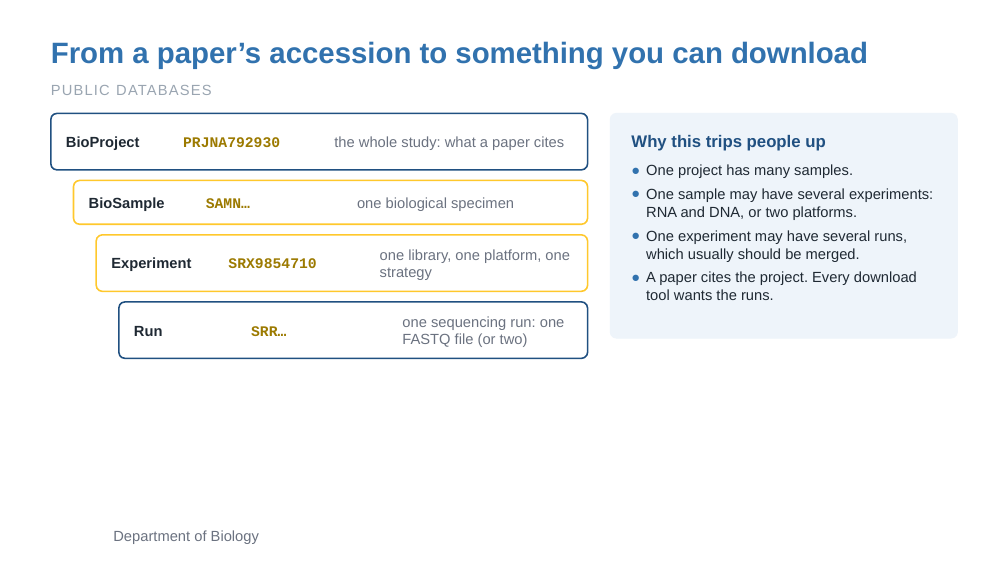
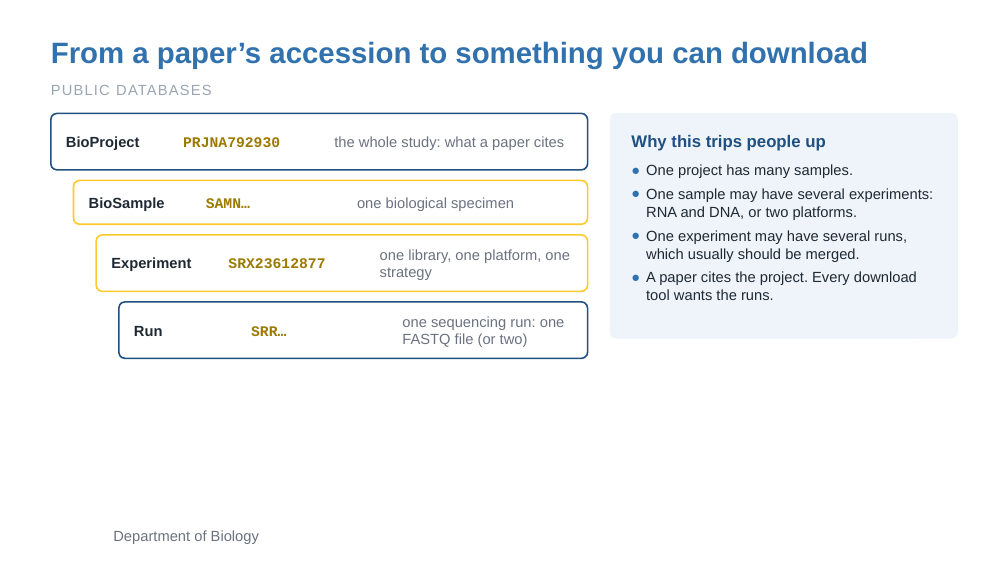
Before and after one commit to zhan4429/TuftsAppliedBioinfo, a slide deck: slide 18 of slides/week-01/Week01_Session2_HPC_Envs_Containers_Data.pptx. Drawn at 1008x567 pixels with LibreOffice and Linux fonts; fonts in the diff are those of the drawing; background and template pictures are left out. Boxes give left, top, right and bottom in pixels: in the first picture for what was removed or moved away, otherwise in the second. Text is boxed around its words. In the diff, an @@ line names an element or a change of style, - is before the commit and + after.

```diff
--- a/slides/week-01/Week01_Session2_HPC_Envs_Containers_Data.pptx
+++ b/slides/week-01/Week01_Session2_HPC_Envs_Containers_Data.pptx
@@ text at bbox=[228, 258, 325, 268]: text changed @@
-SRX9854710
+SRX23612877
```
Also in this commit, not shown: 5 other slides changed, 13 other files.
